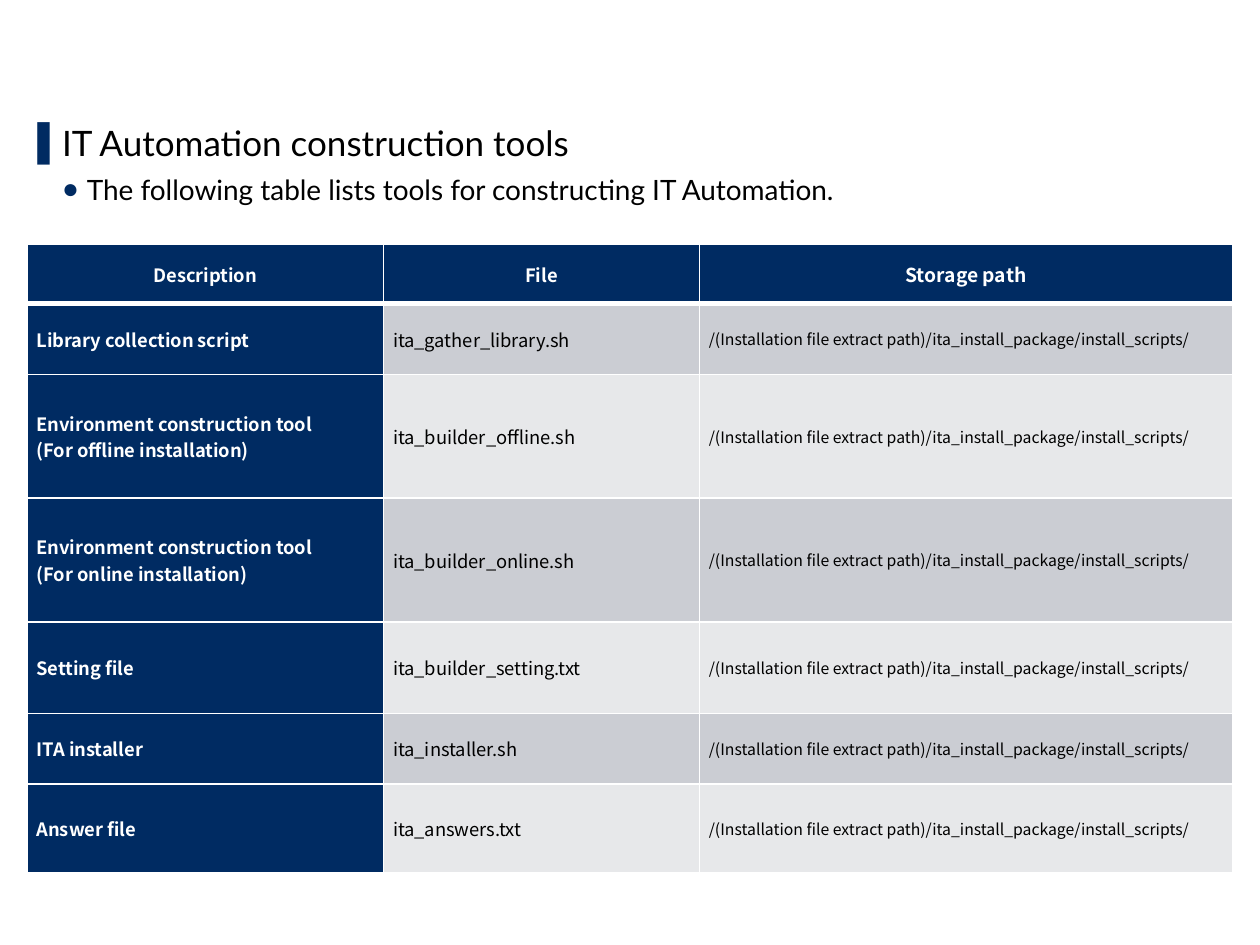
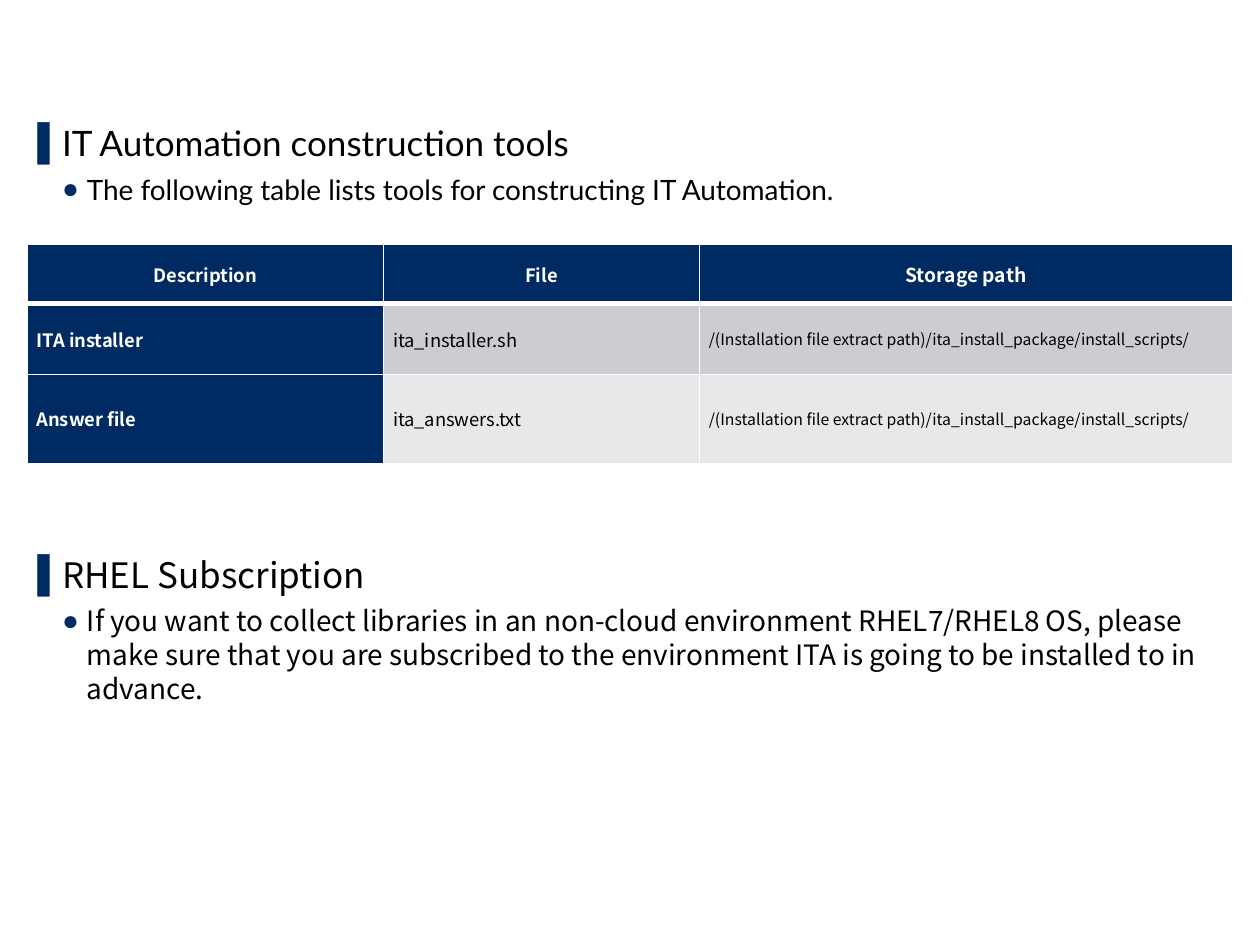
Before and after one commit to exastro-suite/it-automation-docs, a slide deck: slide 13 of asset/Learn/ITA-offline-install.pptx (slide 12 before the commit). Drawn at 1260x945 pixels with LibreOffice and Linux fonts; fonts in the diff are those of the drawing; background and template pictures are left out. Boxes give left, top, right and bottom in pixels: in the first picture for what was removed or moved away, otherwise in the second. Text is boxed around its words. In the diff, an @@ line names an element or a change of style, - is before the commit and + after.

```diff
--- a/asset/Learn/ITA-offline-install.pptx
+++ b/asset/Learn/ITA-offline-install.pptx
@@ table at [28, 244, 1234, 464] @@
-row 2: Library collection script | ita_gather_library.sh | /(Installation file extract path)/ita_install_package/install_scripts/
-row 3: Environment construction tool / (For offline installation) | ita_builder_offline.sh | /(Installation file extract path)/ita_install_package/install_scripts/
-row 4: Environment construction tool / (For online installation) | ita_builder_online.sh | /(Installation file extract path)/ita_install_package/install_scripts/
-row 5: Setting file | ita_builder_setting.txt | /(Installation file extract path)/ita_install_package/install_scripts/
@@ text at [62, 560, 1196, 700]: paragraphs added @@
+  ▌ RHEL Subscription
+  ● If you want to collect libraries in an non-cloud environment RHEL7/RHEL8 OS, please make sure that you are subscribed to the environment ITA is going to be installed to in advance.
```
Also in this commit, not shown: 15 other slides changed, 10 slides added, 5 slides removed, 7 other files.
